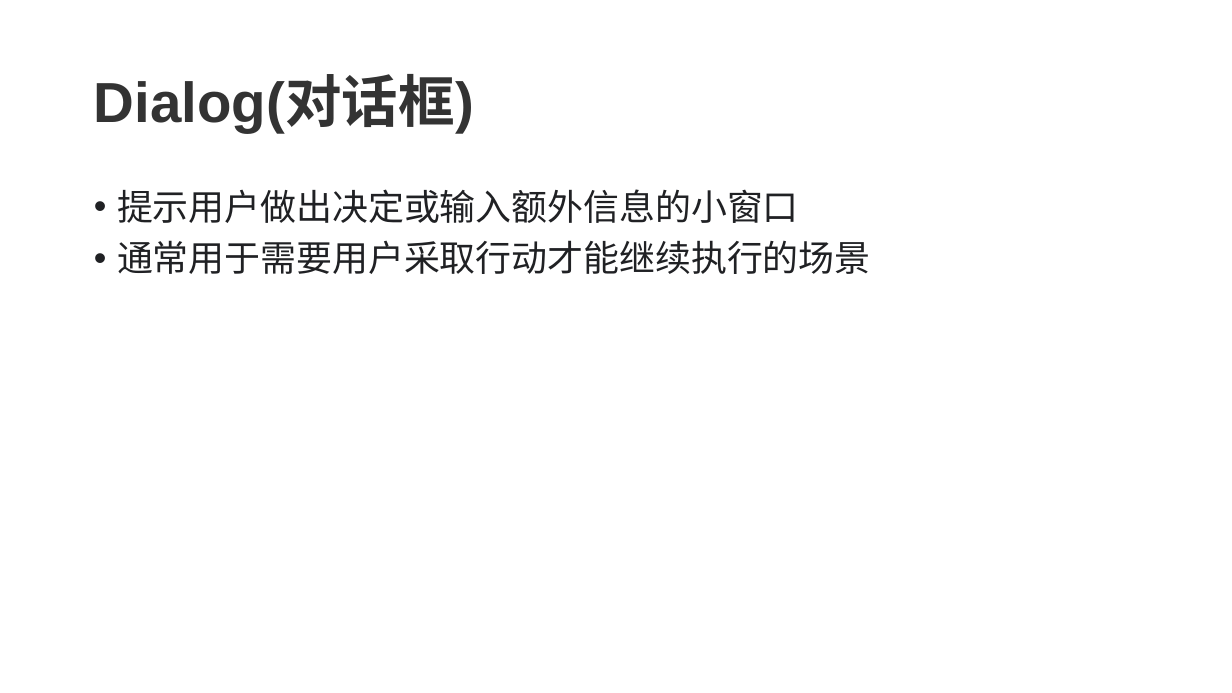
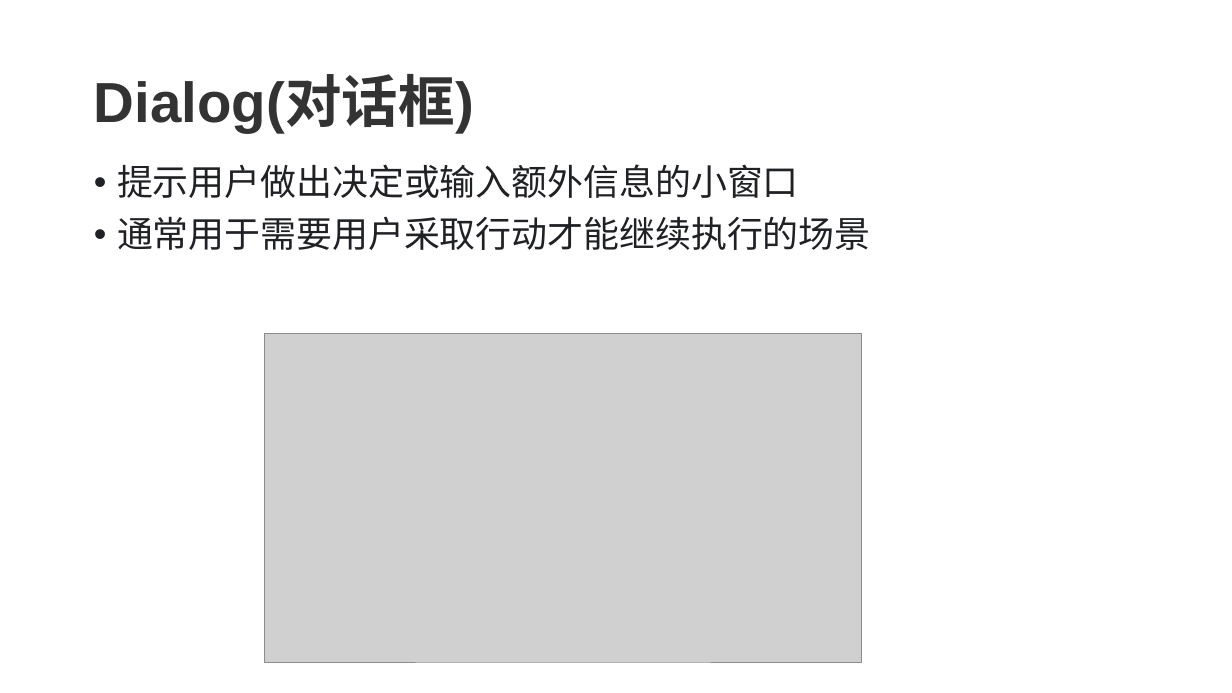
Before and after one commit to tanglw2020/android-class, a slide deck: slide 4 of android views 2.pptx. Drawn at 1232x693 pixels with LibreOffice and Linux fonts; fonts in the diff are those of the drawing; grey boxes stand for pictures. Boxes give left, top, right and bottom in pixels: in the first picture for what was removed or moved away, otherwise in the second. Text is boxed around its words. In the diff, an @@ line names an element or a change of style, - is before the commit and + after.

```diff
--- a/android views 2.pptx
+++ b/android views 2.pptx
@@ text "提示用户做出决定或输入额外信息的小窗口": place and size @@
-text "提示用户做出决定或输入额外信息的小窗口" at (117, 189, 871, 274)
+text "提示用户做出决定或输入额外信息的小窗口" at (117, 164, 871, 250)
@@ picture added at (264, 334, 862, 663) @@
```
Also in this commit, not shown: 2 other slides changed, 2 other files.
